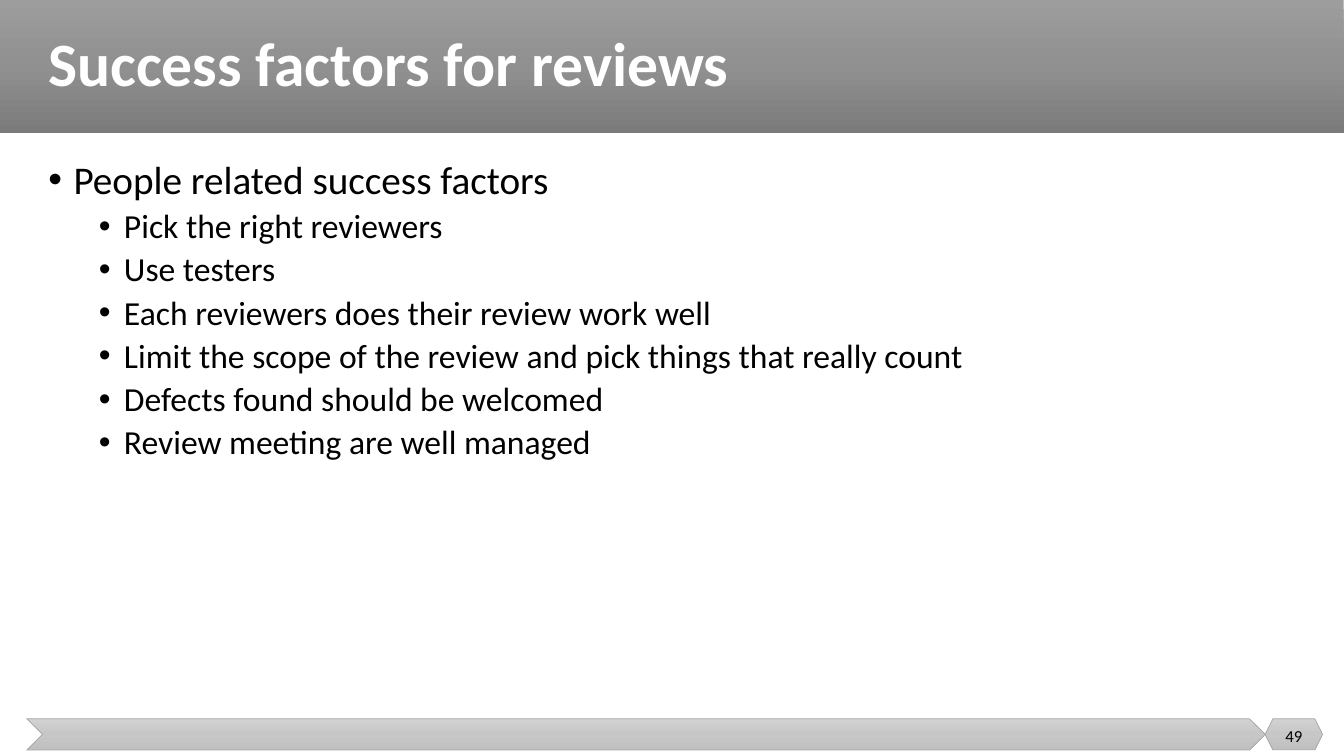
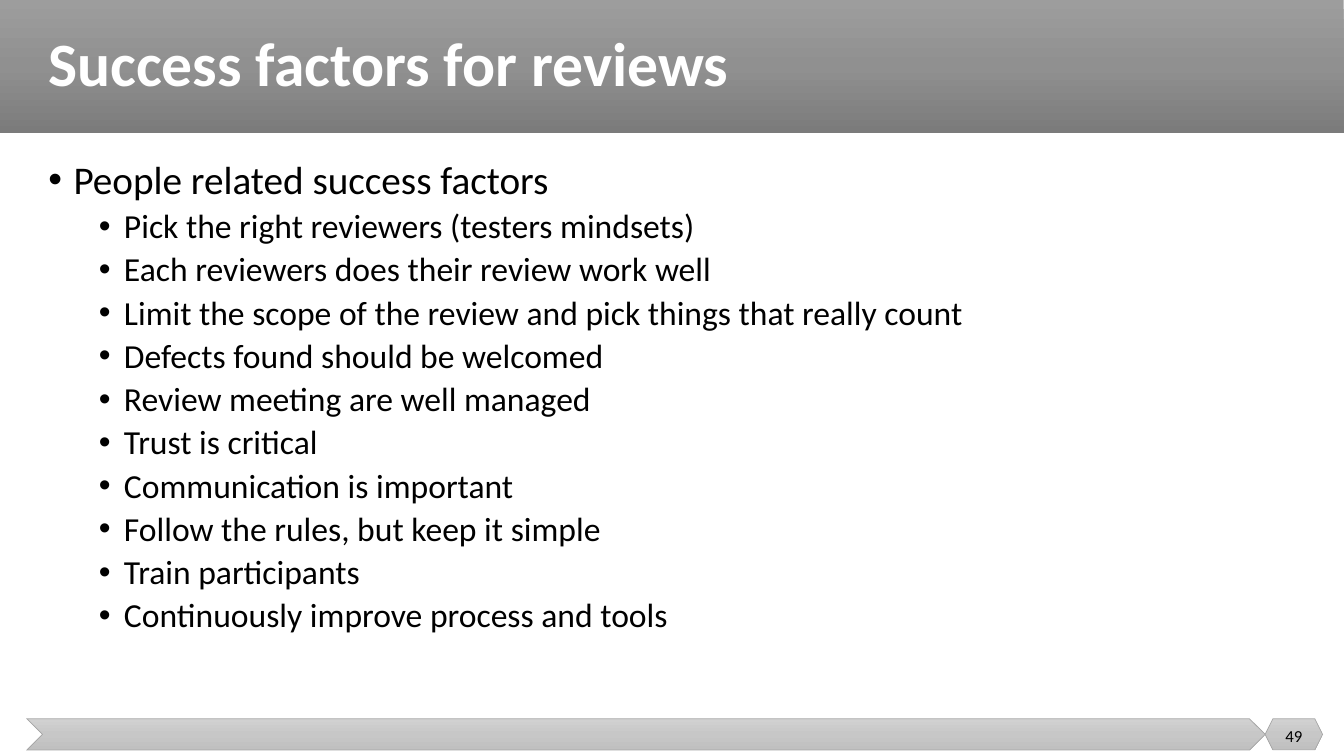
Before and after one commit to malenezi/malenezi, a slide deck: slide 49 of SE401/Lectures/4-Static Testing/Static Testing.pptx. Drawn at 1344x756 pixels with LibreOffice and Linux fonts; fonts in the diff are those of the drawing. Boxes give left, top, right and bottom in pixels: in the first picture for what was removed or moved away, otherwise in the second. Text is boxed around its words. In the diff, an @@ line names an element or a change of style, - is before the commit and + after.

```diff
--- a/SE401/Lectures/4-Static Testing/Static Testing.pptx
+++ b/SE401/Lectures/4-Static Testing/Static Testing.pptx
@@ text at <box>124,213,694,244</box>: text changed @@
-  • Pick the right reviewers
-  • Use testers
+  • Pick the right reviewers (testers mindsets)
@@ text at <box>124,430,667,633</box>: paragraphs added @@
+  • Trust is critical
+  • Communication is important
+  • Follow the rules, but keep it simple
+  • Train participants
+  • Continuously improve process and tools
```
Also in this commit, not shown: 1 other slide changed, 1 slide removed, 1 other file.
